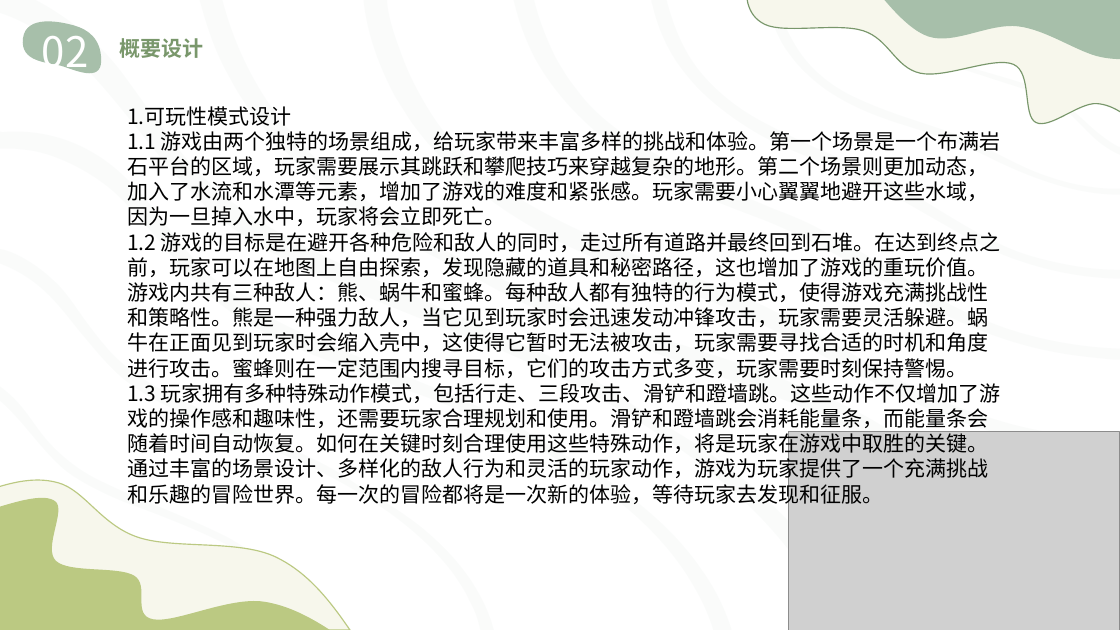
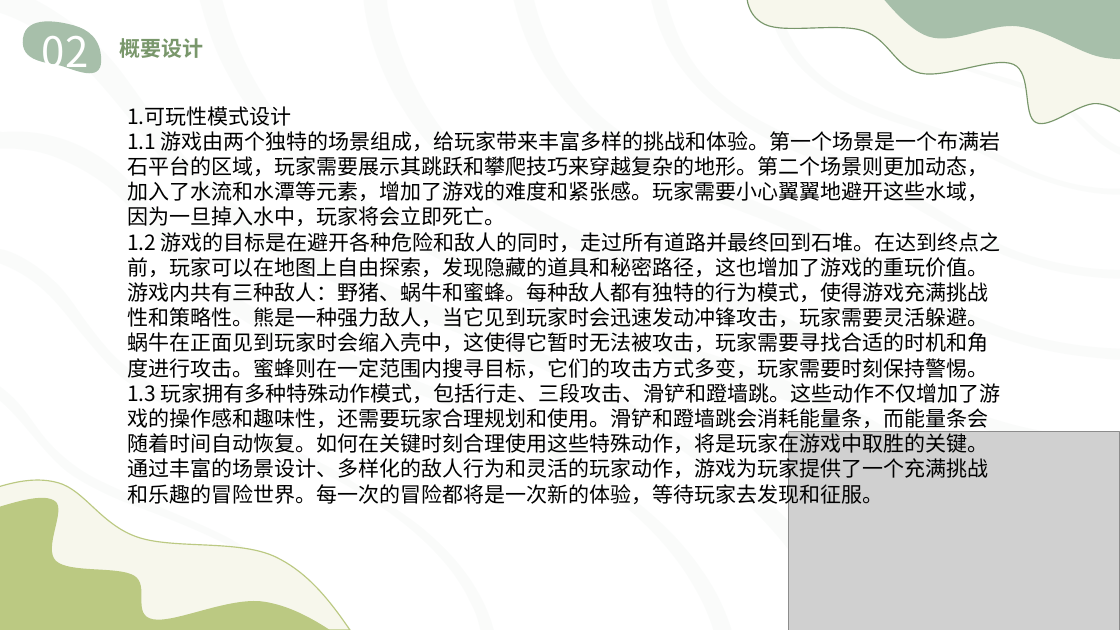
Before and after one commit to Vampire-Cyy/Document-Of-Jungle-Man, a slide deck: slide 9 of 07_验收汇报PPT/23级软件4班1组-陈俊西组-JungleMan.pptx. Drawn at 1120x630 pixels with LibreOffice and Linux fonts; fonts in the diff are those of the drawing; grey boxes stand for pictures. Boxes give left, top, right and bottom in pixels: in the first picture for what was removed or moved away, otherwise in the second. Text is boxed around its words. In the diff, an @@ line names an element or a change of style, - is before the commit and + after.

```diff
--- a/07_验收汇报PPT/23级软件4班1组-陈俊西组-JungleMan.pptx
+++ b/07_验收汇报PPT/23级软件4班1组-陈俊西组-JungleMan.pptx
@@ text at (x1=127, y1=282, x2=988, y2=378): text changed @@
-游戏内共有三种敌人：熊、蜗牛和蜜蜂。每种敌人都有独特的行为模式，使得游戏充满挑战性和策略性。熊是一种强力敌人，当它见到玩家时会迅速发动冲锋攻击，玩家需要灵活躲避。蜗牛在正面见到玩家时会缩入壳中，这使得它暂时无法被攻击，玩家需要寻找合适的时机和角度进行攻击。蜜蜂则在一定范围内搜寻目标，它们的攻击方式多变，玩家需要时刻保持警惕。
+游戏内共有三种敌人：野猪、蜗牛和蜜蜂。每种敌人都有独特的行为模式，使得游戏充满挑战性和策略性。熊是一种强力敌人，当它见到玩家时会迅速发动冲锋攻击，玩家需要灵活躲避。蜗牛在正面见到玩家时会缩入壳中，这使得它暂时无法被攻击，玩家需要寻找合适的时机和角度进行攻击。蜜蜂则在一定范围内搜寻目标，它们的攻击方式多变，玩家需要时刻保持警惕。
```
Also in this commit, not shown: 3 other slides changed.
